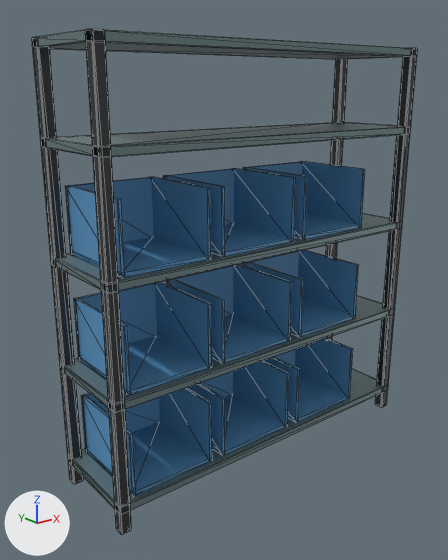
A saved change to the glTF model assets/facility/modules/shelf_unit_bins.glb.
Both versions are drawn from a camera (50 mm lens) standing at (-1.93, -2.24, 1.82) and looking at (-0.11, 0.05, 0.91). Lighting does not change. The marker at lower left points along +X, +Y and +Z. The picture after the commit comes second. Mesh edges are drawn as thin lines. Vertices at exactly the same position are counted once.

The scene before the commit, as lines of its bpy script (objects in view):
```python
me_shelf_unit_bins = bpy.data.meshes.new('shelf_unit_bins')
me_shelf_unit_bins.from_pydata(...)  # 472 vertices, 824 faces; spans x -0.9..0.9, y -0.25..0.25, z 0.0..2.0
# faces by material slot: [176, 216, 432]
me_shelf_unit_bins.materials.append(mat_steel_dark)  # dark grey #4b4d50
me_shelf_unit_bins.materials.append(mat_steel_door)  # grey #798e90
me_shelf_unit_bins.materials.append(mat_plastic_bin)  # blue #5995c4
ob_shelf_unit_bins = bpy.data.objects.new('shelf_unit_bins', me_shelf_unit_bins)
ob_shelf_unit_bins.location = (0.0, 0.0, 0.0)
```
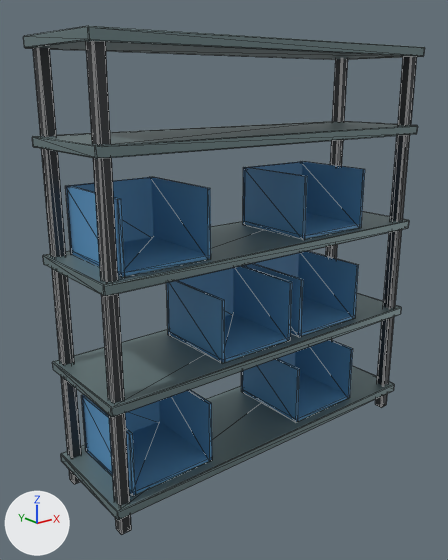
Changed parts and their boxes [x1, y1, x2, y2] in the pictures (448 x 560 px; the box of a moved part takes in the faces that stretch with it):
'shelf_unit_bins', reshaped
    before: [32, 29, 417, 534]
    after: [23, 26, 425, 534]
part 1 of me_shelf_unit_bins, moved or reshaped
    before: [68, 369, 388, 514]
    after: [61, 366, 394, 520]
part 2 of me_shelf_unit_bins, moved or reshaped
    before: [60, 296, 395, 412]
    after: [52, 293, 401, 417]
part 3 of me_shelf_unit_bins, moved or reshaped
    before: [51, 213, 402, 293]
    after: [43, 211, 409, 296]
part 4 of me_shelf_unit_bins, moved or reshaped
    before: [41, 122, 411, 157]
    after: [32, 121, 418, 159]
part 5 of me_shelf_unit_bins, added
    after: [23, 26, 425, 60]
part 6 of me_shelf_unit_bins, deleted (blue)
    before: [74, 168, 296, 456]
part 7 of me_shelf_unit_bins, built on
    before: [32, 29, 417, 534]
    after: [33, 41, 417, 534]
part 8 of me_shelf_unit_bins, moved or reshaped
    before: [66, 177, 145, 278]
    after: [66, 177, 145, 276]

What the commit changed:
me_shelf_unit_bins is used by ob_shelf_unit_bins; location (0.0, 0.0, 0.0).
me_shelf_unit_bins had 472 vertices, 824 faces and spanned x -0.9..0.9, y -0.25..0.25, z 0.0..2.0.
me_shelf_unit_bins now has 392 vertices, 684 faces and spans x -0.93..0.93, y -0.28..0.28, z 0.0..2.01.
me_shelf_unit_bins part 1: the loose piece of 24 vertices spanning x -0.9..0.9, y -0.25..0.25, z 0.1..0.14 is scaled about its middle by (1.03, 1.1, 1.14).
me_shelf_unit_bins part 2: the loose piece of 24 vertices spanning x -0.9..0.9, y -0.25..0.25, z 0.58..0.62 is scaled about its middle by (1.03, 1.1, 1.14).
me_shelf_unit_bins part 3: the loose piece of 24 vertices spanning x -0.9..0.9, y -0.25..0.25, z 1.08..1.12 is scaled about its middle by (1.03, 1.1, 1.14).
me_shelf_unit_bins part 4: the loose piece of 24 vertices spanning x -0.9..0.9, y -0.25..0.25, z 1.58..1.62 is scaled about its middle by (1.03, 1.1, 1.14).
me_shelf_unit_bins part 5: the loose piece of 24 vertices spanning x -0.9..0.9, y -0.25..0.25, z 1.58..1.62 is copied, and the copy is scaled about its middle by (1.03, 1.1, 1.14), then moved by (0.0, 0.0, 0.38); it spans x -0.93..0.93, y -0.28..0.28, z 1.96..2.01.
me_shelf_unit_bins part 6: 10 loose pieces with 92 vertices, spanning x -0.82..0.1, y -0.22..0.22, z 0.14..1.42, are deleted.
Part 7, on me_shelf_unit_bins:
24 vertices are removed from x -0.9..0.9, y -0.25..0.25, z 1.96..2.0.
86 faces are deleted.
36 vertices in x -0.9..0.9, y -0.25..0.25, z 2.0 move by (0.0, 0.0, -0.01).
4 vertices are added at (-0.9, -0.25, 1.99), (-0.9, 0.25, 1.99), (0.9, -0.25, 1.99), (0.9, 0.25, 1.99).
8 new vertices lie (0.0, 0.0, 1.99) away from vertices in x -0.9..0.9, y -0.25..0.25, z 0.0.
46 new faces join them, mat_steel_dark (dark grey #4b4d50).
Part 8, on me_shelf_unit_bins:
19 faces are deleted.
19 new faces join them, mat_plastic_bin (blue #5995c4).
